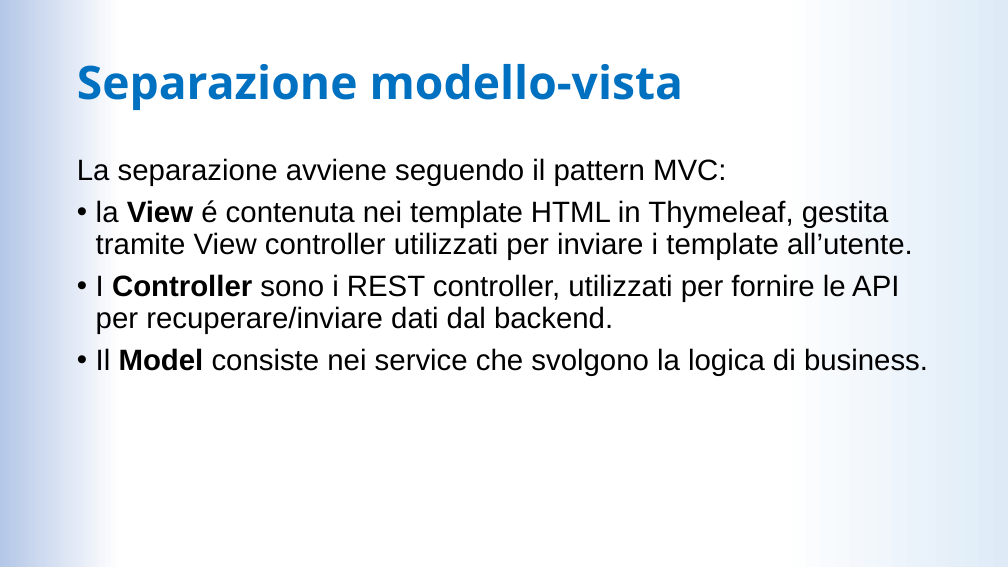
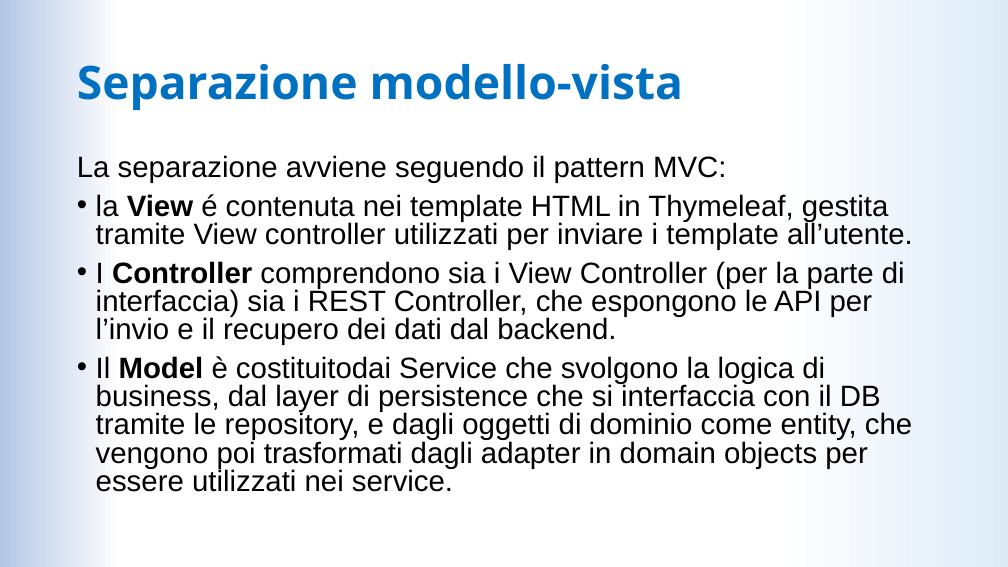
Before and after one commit to LDolzanelli/progettoIngegneria, a slide deck: slide 4 of doc/Presentazione/Presentazione_ingsw_parteB.pptx. Drawn at 1008x567 pixels with LibreOffice and Linux fonts; fonts in the diff are those of the drawing. Boxes give left, top, right and bottom in pixels: in the first picture for what was removed or moved away, otherwise in the second. Text is boxed around its words. In the diff, an @@ line names an element or a change of style, - is before the commit and + after.

Commit message:
migliorato parte MVC powerpoint

```diff
--- a/doc/Presentazione/Presentazione_ingsw_parteB.pptx
+++ b/doc/Presentazione/Presentazione_ingsw_parteB.pptx
@@ text at bbox=[77, 155, 913, 250]: line spacing 0.9 to 0.8 @@
@@ text at bbox=[96, 261, 912, 492]: text changed @@
-• I Controller sono i REST controller, utilizzati per fornire le API per recuperare/inviare dati dal backend.
-• Il Model consiste nei service che svolgono la logica di business.
+• I Controller comprendono sia i View Controller (per la parte di interfaccia) sia i REST Controller, che espongono le API per l’invio e il recupero dei dati dal backend.
+• Il Model è costituitodai Service che svolgono la logica di business, dal layer di persistence che si interfaccia con il DB tramite le repository, e dagli oggetti di dominio come entity, che vengono poi trasformati dagli adapter in domain objects per essere utilizzati nei service.
```
